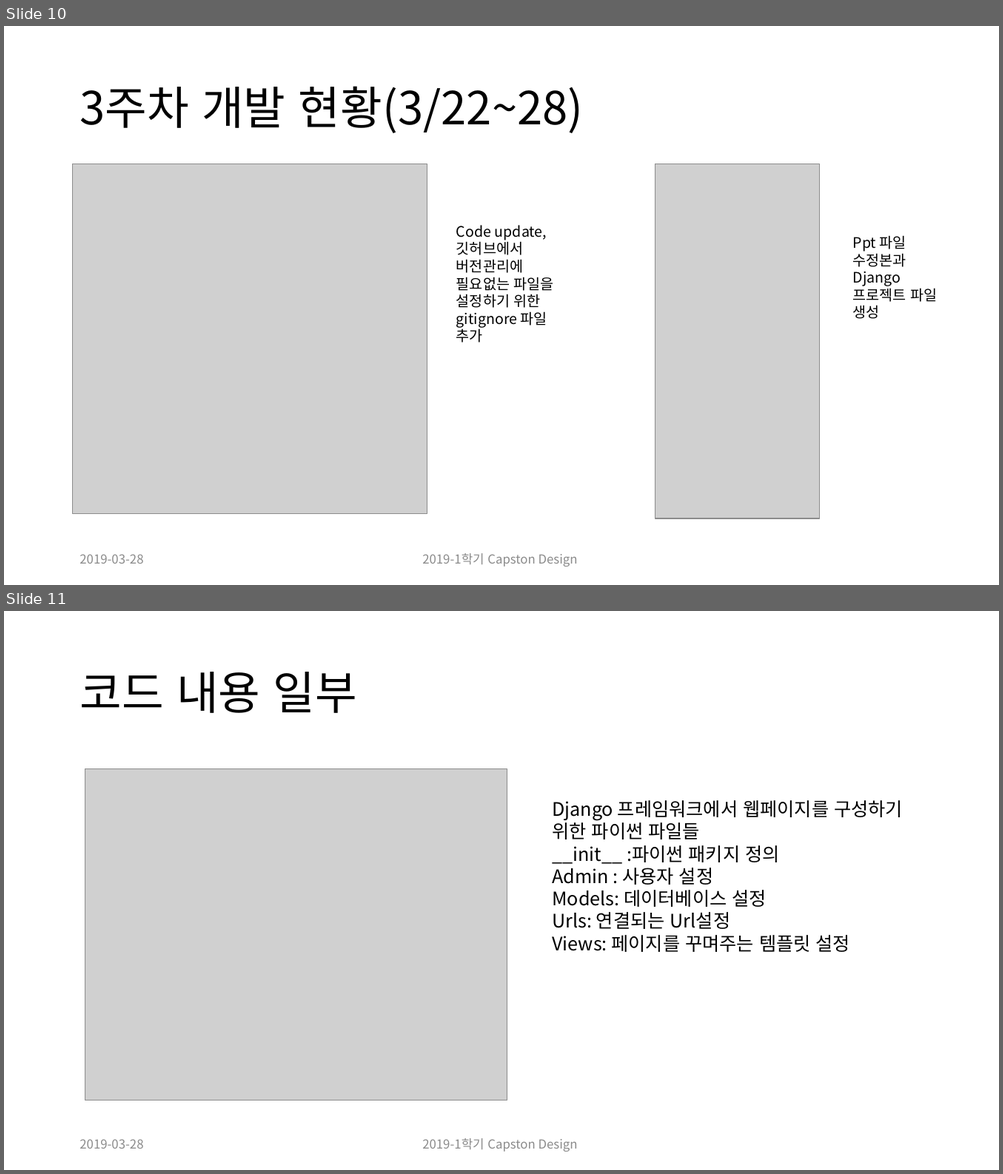
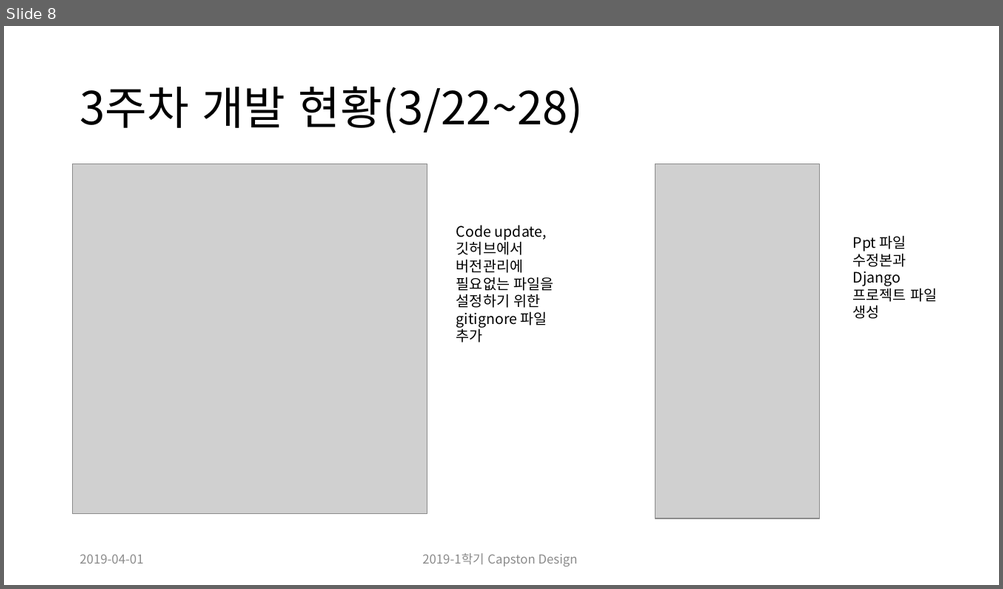
Before and after one commit to CheonSeounghyun/Coordination-Recommend, a slide deck: document/Capston Design Proposal_update(ppt).pptx. Shown one above the other, each under a label of ours: slides 10 and 11 before the commit, slide 8 after it. The pictures are 1003x1174 and 1003x589 pixels, drawn with LibreOffice and Linux fonts; fonts in the diff are those of the drawing; grey boxes stand for pictures. Boxes give left, top, right and bottom in pixels: in the first picture for what was removed or moved away, otherwise in the second. Text is boxed around its words. In the diff, an @@ line names an element or a change of style, - is before the commit and + after.

```diff
--- a/document/Capston Design Proposal_update(ppt).pptx
+++ b/document/Capston Design Proposal_update(ppt).pptx
@@ slide 11 removed at (x1=4, y1=611, x2=999, y2=1170), background #FFFFFF @@
@@ title removed at (x1=79, y1=672, x2=357, y2=713) @@
-코드 내용 일부
@@ picture removed at (x1=85, y1=769, x2=507, y2=1099) @@
@@ text removed at (x1=552, y1=800, x2=902, y2=952) @@
-Django 프레임워크에서 웹페이지를 구성하기 위한 파이썬 파일들
-__init__ :파이썬 패키지 정의
-Admin : 사용자 설정
-Models: 데이터베이스 설정
-Urls: 연결되는 Url설정
-Views: 페이지를 꾸며주는 템플릿 설정
@@ text removed at (x1=79, y1=1139, x2=143, y2=1149) @@
-2019-03-28
@@ text removed at (x1=422, y1=1139, x2=578, y2=1152) @@
-2019-1학기 Capston Design
@@ what was slide 10 is now slide 8 @@
@@ slide 8 changed as well @@
@@ text at (x1=79, y1=554, x2=143, y2=564): text changed @@
-2019-03-28
+2019-04-01
```
Also in this commit, not shown: 9 other slides changed, 4 slides added, 2 other slides removed, 1 other file.
